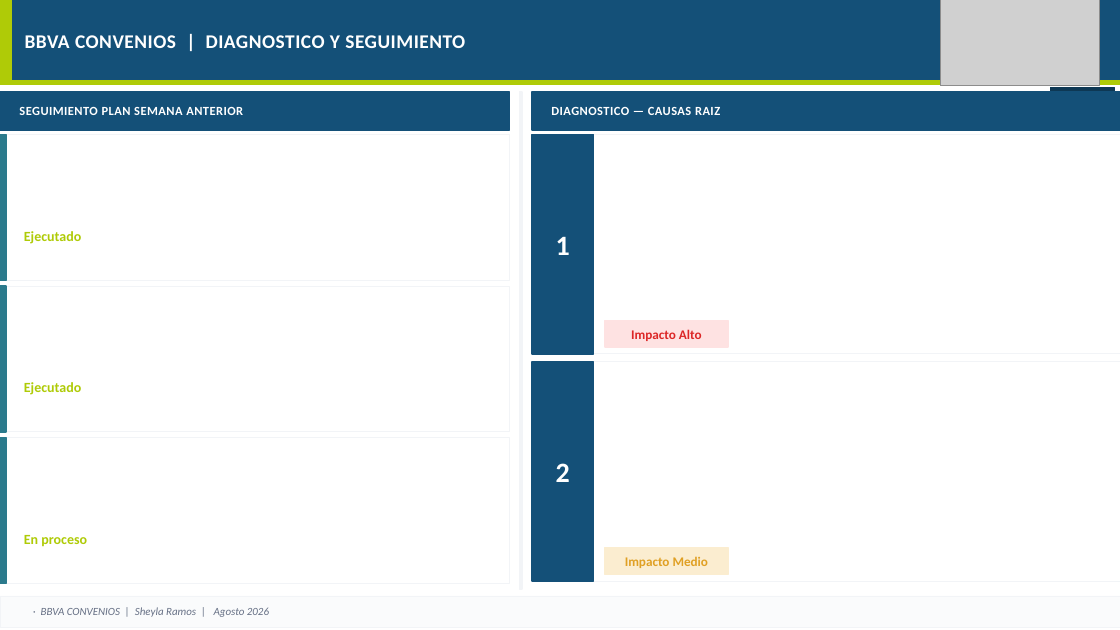
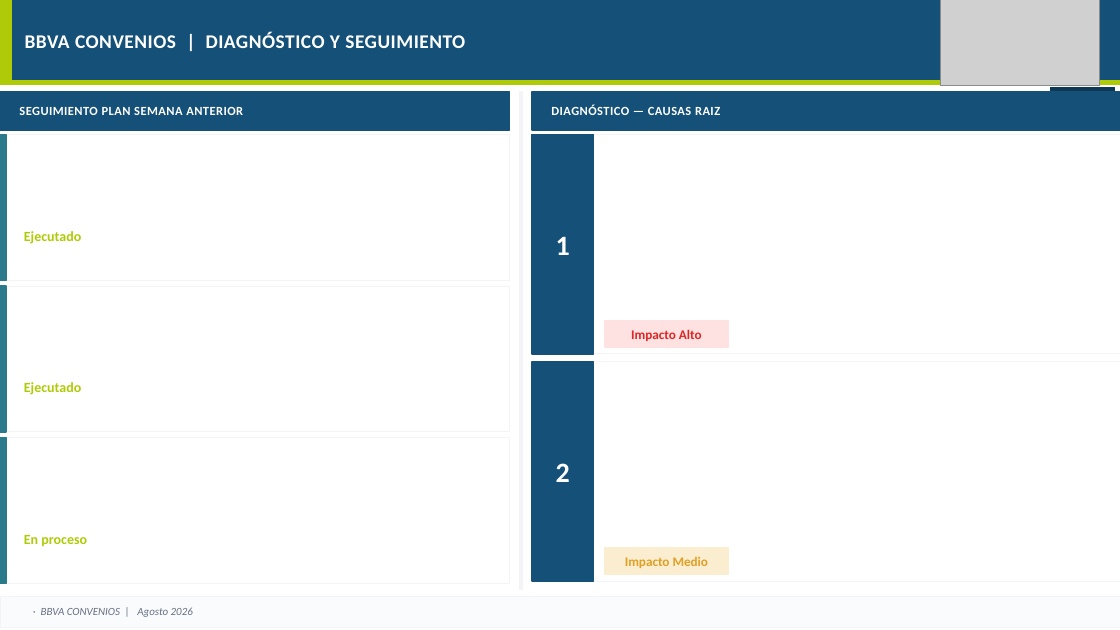
Before and after one commit to piere0405/streamlit_app, a slide deck: slide 20 of plantilla_campanias.pptx. Drawn at 1120x630 pixels with LibreOffice and Linux fonts; fonts in the diff are those of the drawing; grey boxes stand for pictures. Boxes give left, top, right and bottom in pixels: in the first picture for what was removed or moved away, otherwise in the second. Text is boxed around its words. In the diff, an @@ line names an element or a change of style, - is before the commit and + after.

```diff
--- a/plantilla_campanias.pptx
+++ b/plantilla_campanias.pptx
@@ text at <box>25,32,465,48</box>: text changed @@
-BBVA CONVENIOS | DIAGNOSTICO Y SEGUIMIENTO
+BBVA CONVENIOS | DIAGNÓSTICO Y SEGUIMIENTO
@@ text at <box>551,105,720,115</box>: text changed @@
-DIAGNOSTICO — CAUSAS RAIZ
+DIAGNÓSTICO — CAUSAS RAIZ
@@ text at <box>41,607,193,617</box>: text changed @@
-· BBVA CONVENIOS | Sheyla Ramos | Agosto 2026
+· BBVA CONVENIOS | Agosto 2026
```
Also in this commit, not shown: 54 other slides changed, 1 other file.
